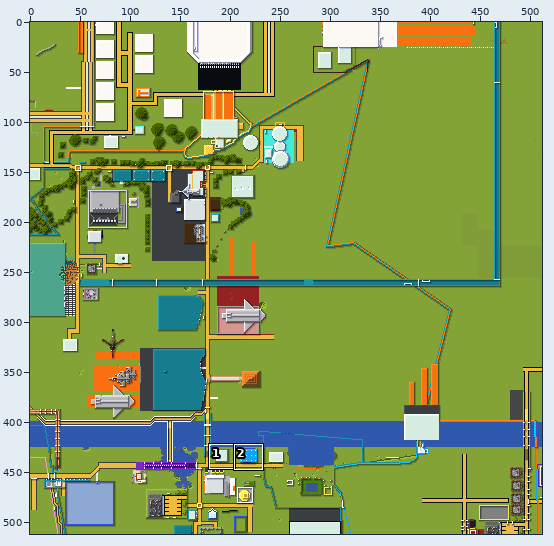
Sprite sheet, stored at tiles/0,1.png. The picture above shows the old version from afar; the outline marks the close-up.
Close-up. Before the edit:
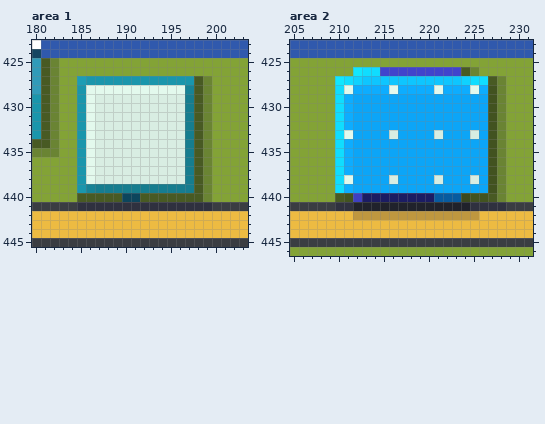
The file is 512x512 pixels. Colours within 5 levels of each other are drawn and written as one. Shown: area 1: x 180..203, y 423..445; area 2: x 205..231, y 423..446. The commit also changed other parts of the picture, which this record leaves out.
Once edited:
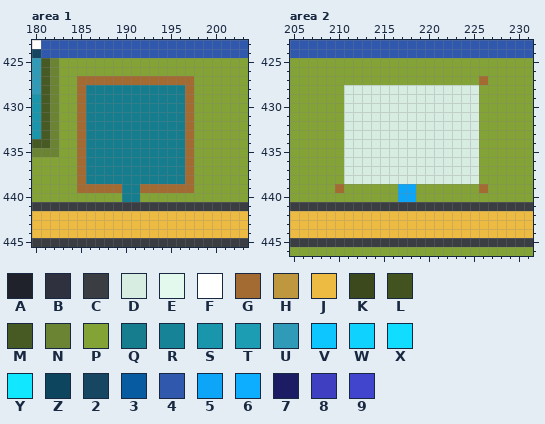
Palette (. is transparent): A #20222b  B #2f313f  C #3a3d42  D #d8ede2  E #e3f9ed  F #ffffff  G #a36a32  H #bf973f  J #edbb42  K #3b491d  L #425320  M #485a23  N #6a8433  P #83a336  Q #167d8f  R #178396  S #1a96ac  T #1c9db4  U #309bb9  V #0ec6ff  W #0fd2ff  X #10ddff  Y #11e7ff  Z #0c455d  2 #164662  3 #075ba0  4 #3059ad  5 #0ca5f7  6 #0dadff  7 #1b1c63  8 #3e40c1  9 #4144cc
Difference:
Area 1:
y 427: x 185..199 TSSSSSSSSSSSSMN -> GGGGGGGGGGGGGPP
y 428: x 185..199 SEEEEEEEEEEERMN -> GQQQQQQQQQQQGPP
y 429..438: x 185..199 SEDDDDDDDDDDQMN -> GQQQQQQQQQQQGPP
y 439: x 185..189 SRQQQ -> GGGGG; x 192..199 QQQQQQMN -> GGGGGGPP
y 440: x 185..199 MMMMMZZMMMMMMMN -> PPPPPQQPPPPPPPP
y 441: x 185..199 BBBBBBBBBBBBBBB -> CCCCCCCCCCCCCCC
Area 2:
y 426: x 212..225 YXX999999999MN -> PPPPPPPPPPPPPP
y 427: x 210..228 YXWVVVVVVVVVVVWXXMN -> PPPPPPPPPPPPPPPPGPP
y 428: x 210..228 XE6666E6666E666E6LN -> PDDDDDDDDDDDDDDDPPP
y 429..432: x 210..228 X6555555555555555LN -> PDDDDDDDDDDDDDDDPPP
y 433: x 210..215 XE5555 -> PDDDDD; x 217..220 5555 -> DDDD; x 222..224 555 -> DDD; x 226..228 5LN -> PPP
y 434..437: x 210..228 X6555555555555555LN -> PDDDDDDDDDDDDDDDPPP
y 438: x 210..215 XE5555 -> PDDDDD; x 217..220 5555 -> DDDD; x 222..224 555 -> DDD; x 226..228 5LN -> PPP
y 439: x 210..216 X655555 -> GPPPPPP; x 219..228 55555555LN -> PPPPPPPGPP
y 440: x 210..228 ML877777777333KLLMN -> PPPPPPP55PPPPPPPPPP
y 441: x 210..228 BBAAAAAAAAAAAAABBBB -> CCCCCCCCCCCCCCCCCCC
y 442: x 212..225 HHHHHHHHHHHHHH -> JJJJJJJJJJJJJJ
Pixel boxes of the changes (left, top, right, bottom) in both close-ups:
changed: (77, 76, 212, 211)
changed: (335, 67, 506, 220)
